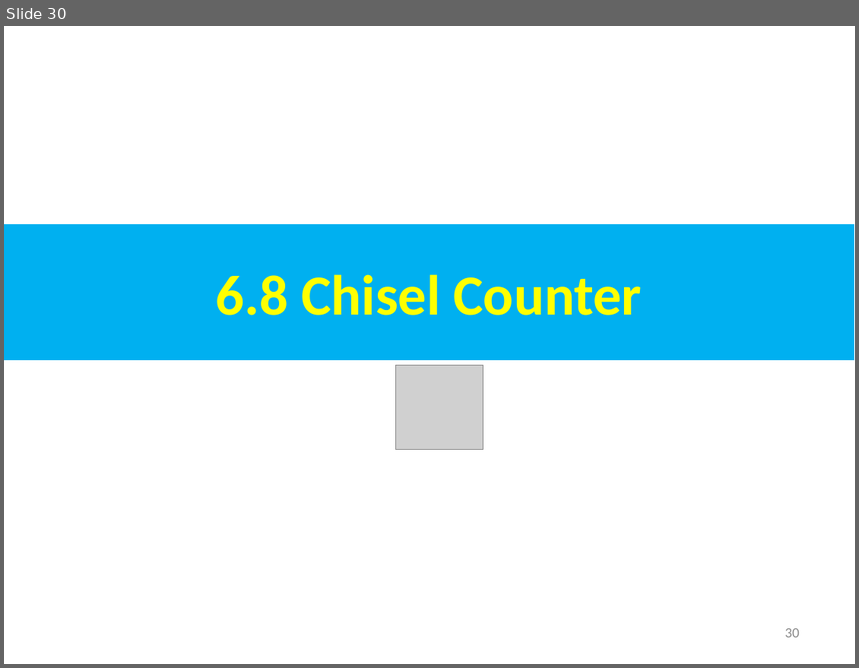
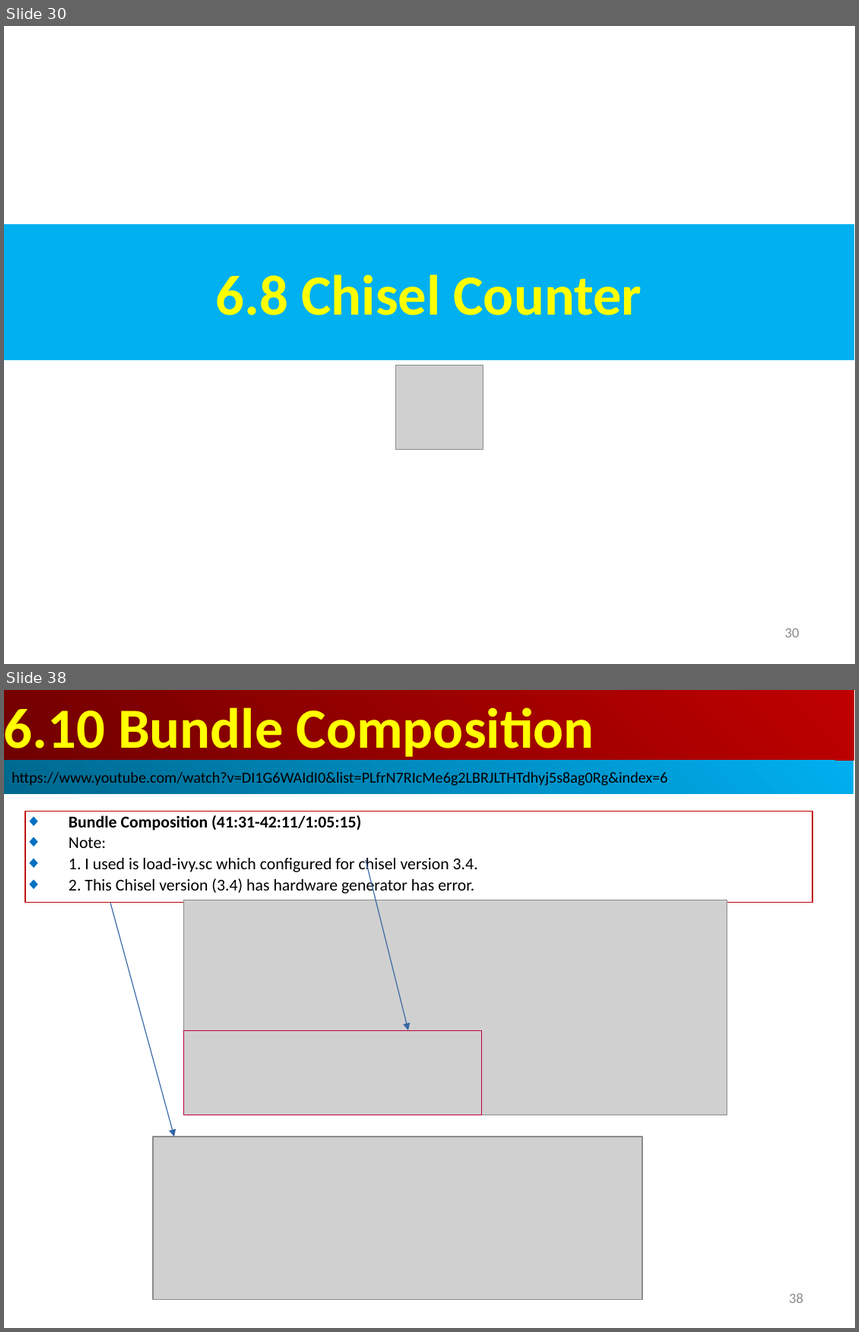
Before and after one commit to peterhchen/AIU_CS800_Chisel, a slide deck: 500_UCSC_HWD/006_Encap/000_Video/006.Encap.ppt. Shown one above the other, each under a label of ours: slide 30 before the commit, slides 30 and 38 after it; the slides between them are not shown. The pictures are 859x668 and 859x1332 pixels, drawn with LibreOffice and Linux fonts; fonts in the diff are those of the drawing; grey boxes stand for pictures. Boxes give left, top, right and bottom in pixels: in the first picture for what was removed or moved away, otherwise in the second. Text is boxed around its words. In the diff, an @@ line names an element or a change of style, - is before the commit and + after.

```diff
--- a/500_UCSC_HWD/006_Encap/000_Video/006.Encap.ppt
+++ b/500_UCSC_HWD/006_Encap/000_Video/006.Encap.ppt
@@ slide 38 added at bbox=[4, 690, 855, 1328], background #FFFFFF @@
@@ rectangle added at bbox=[4, 690, 854, 761], fill gradient #BF0000 to #710000, 48 pt, text #FFFF00, bold @@
+6.10 Bundle Composition
@@ rectangle added at bbox=[4, 761, 854, 794], fill gradient #00AFEF to #00688E, 13 pt, text #000000 @@
+https://www.youtube.com/watch?v=DI1G6WAIdI0&list=PLfrN7RIcMe6g2LBRJLTHTdhyj5s8ag0Rg&index=6
@@ rectangle added at bbox=[25, 811, 813, 903], outline #C00000 0.74 pt, 14 pt, text #000000 @@
+◆ Bundle Composition (41:31-42:11/1:05:15)
+◆ Note:
+◆ 1. I used is load-ivy.sc which configured for chisel version 3.4.
+◆ 2. This Chisel version (3.4) has hardware generator has error.
@@ arrow added from (366, 860) to (408, 1030), #3465A4 0.74 pt @@
@@ arrow added from (110, 903) to (174, 1137), #3465A4 0.74 pt @@
@@ picture added at bbox=[183, 901, 728, 1116] @@
@@ rectangle added at bbox=[183, 1030, 481, 1116], outline #BF0041 0.74 pt @@
@@ picture added at bbox=[153, 1137, 642, 1300] @@
@@ page number added at bbox=[789, 1293, 804, 1303], 12 pt, text #8B8B8B @@
+38
```
Also in this commit, not shown: 21 slides changed, 20 other slides added.
